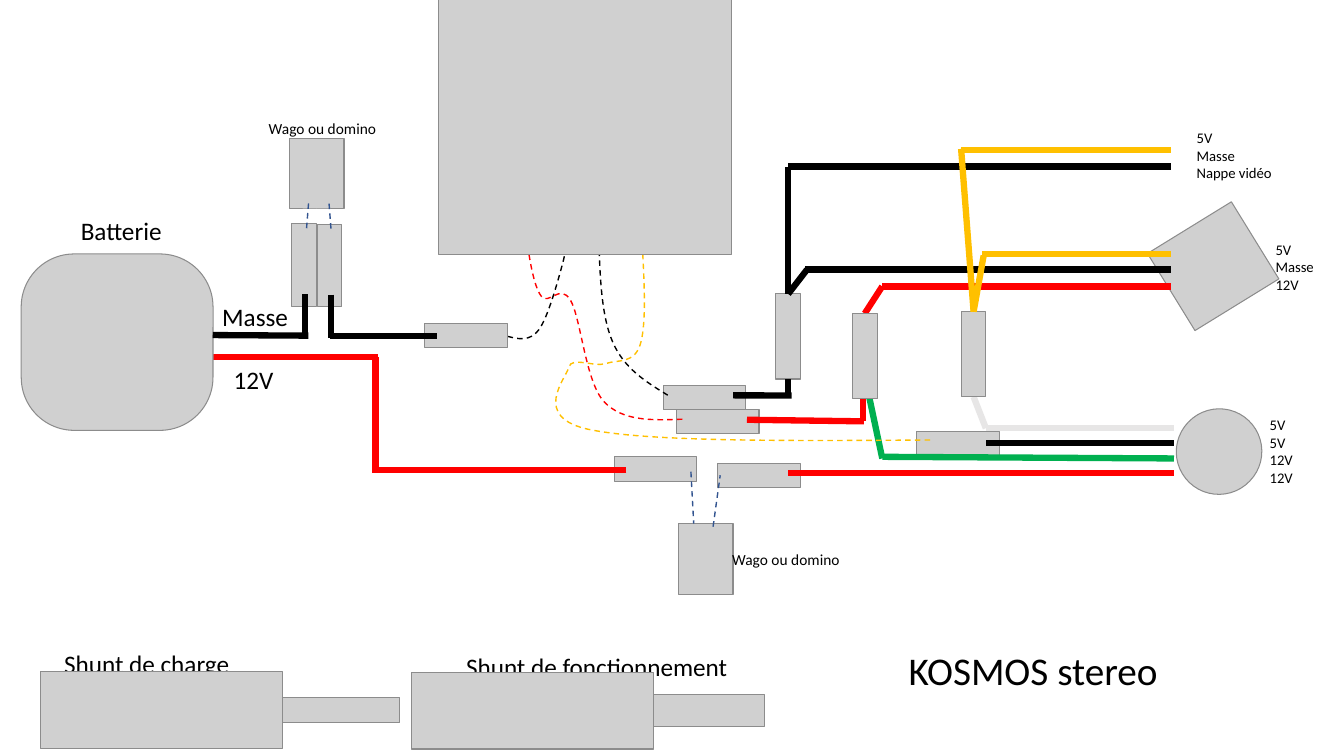
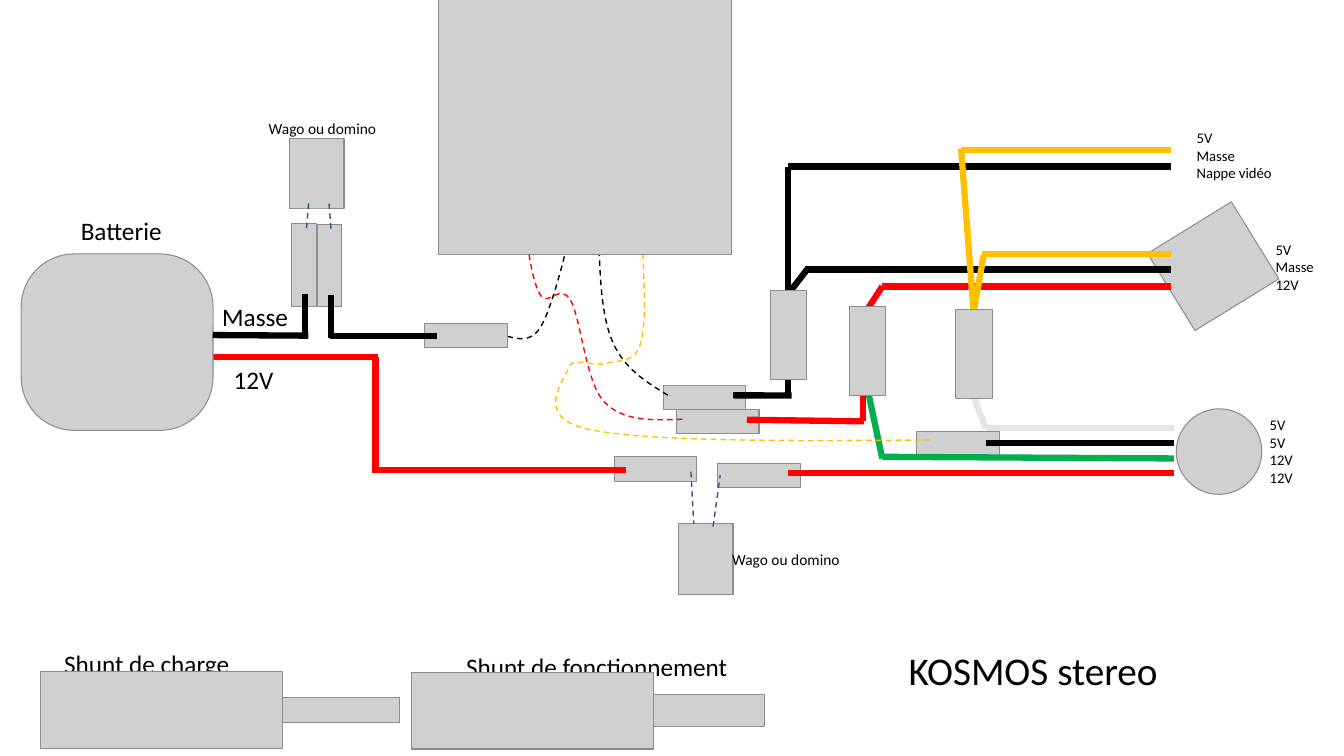
Before and after one commit to ofauvarque/DocumentationsKOSMOS, a slide deck: slide 2 of KosmosV4System/doc/pictures/V4_Batterie/CablageCaissonBatterie.pptx. Drawn at 1344x756 pixels with LibreOffice and Linux fonts; fonts in the diff are those of the drawing; grey boxes stand for pictures. Boxes give left, top, right and bottom in pixels: in the first picture for what was removed or moved away, otherwise in the second. Text is boxed around its words. In the diff, an @@ line names an element or a change of style, - is before the commit and + after.

```diff
--- a/KosmosV4System/doc/pictures/V4_Batterie/CablageCaissonBatterie.pptx
+++ b/KosmosV4System/doc/pictures/V4_Batterie/CablageCaissonBatterie.pptx
@@ rotation 0 to 90 degrees in 3 elements at box(956, 310, 992, 398), box(770, 290, 807, 379), box(850, 307, 886, 395) @@
```
Also in this commit, not shown: 1 other slide changed, 17 other files.
